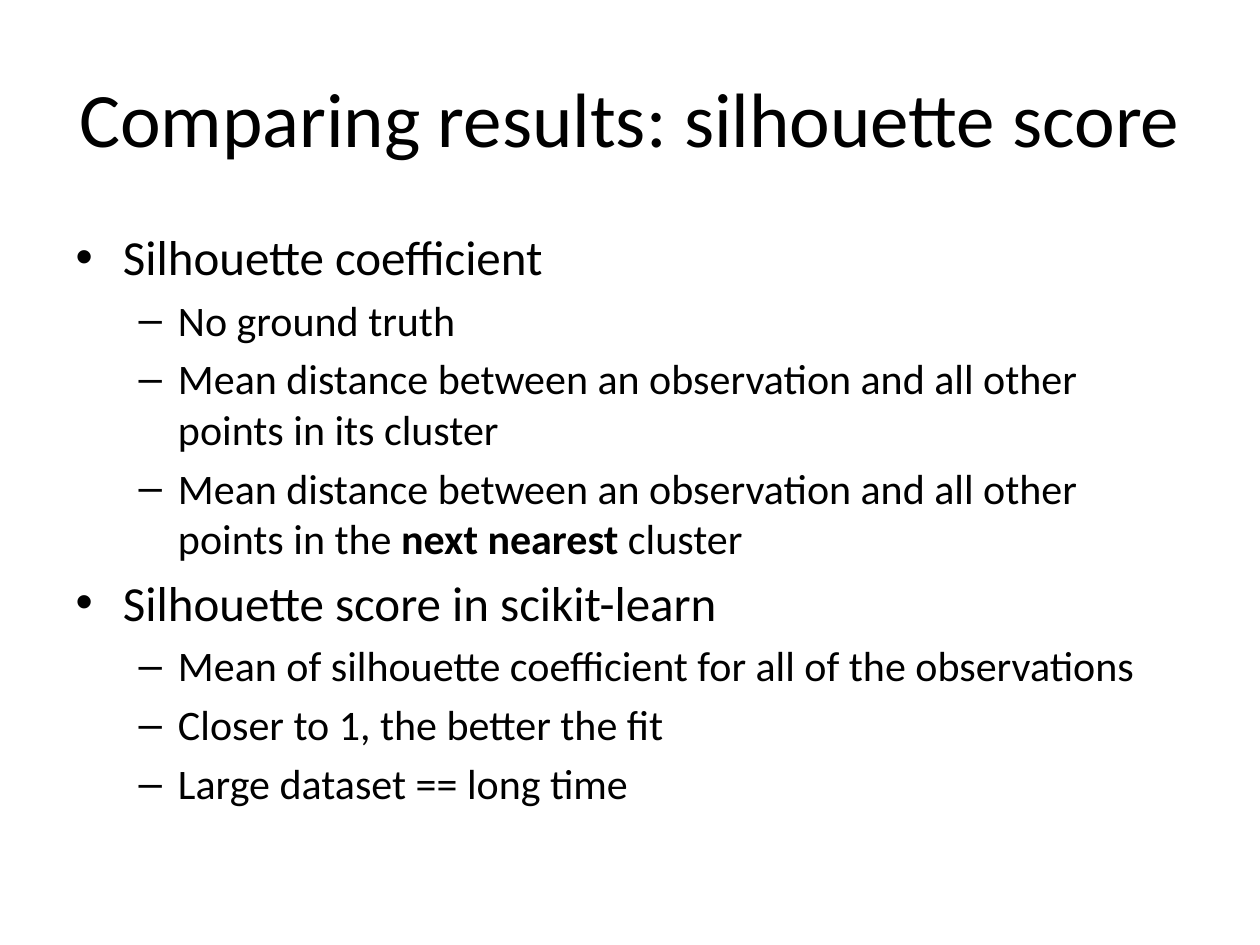
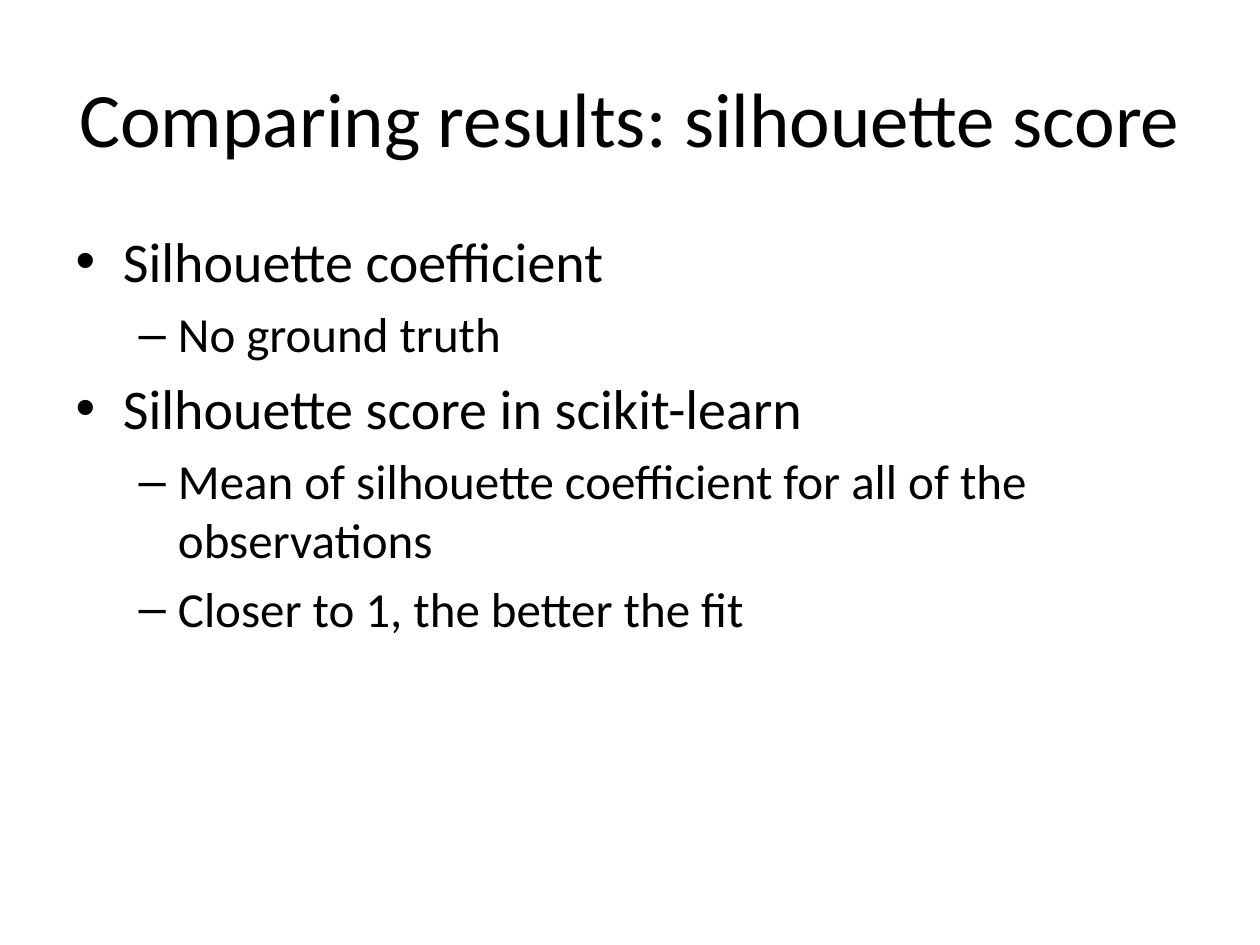
Before and after one commit to kalyanar/machine-learning-video, a slide deck: slide 8 of slides/9_kmeans.pptx (slide 12 before the commit). Drawn at 1260x945 pixels with LibreOffice and Linux fonts; fonts in the diff are those of the drawing. Boxes give left, top, right and bottom in pixels: in the first picture for what was removed or moved away, otherwise in the second. Text is boxed around its words. In the diff, an @@ line names an element or a change of style, - is before the commit and + after.

Commit message:
More slides and updates.

```diff
--- a/slides/9_kmeans.pptx
+++ b/slides/9_kmeans.pptx
@@ text "Silhouette coefficient" at <box>123,243,1026,633</box>: size 28 to 32 pt in "Silhouette coefficient", "Silhouette score in scikit-learn"; size 24 to 28 pt in "No ground truth", "Mean of silhouette coefficient for all of ...", "Closer to 1, the better the fit" @@
@@ text at <box>178,364,1077,561</box>: paragraphs removed @@
-  – Mean distance between an observation and all other points in its cluster
-  – Mean distance between an observation and all other points in the next nearest cluster
@@ text at <box>178,769,628,807</box>: paragraph removed @@
-  – Large dataset == long time
```
Also in this commit, not shown: 5 other slides changed, 5 slides removed, 15 other files.
